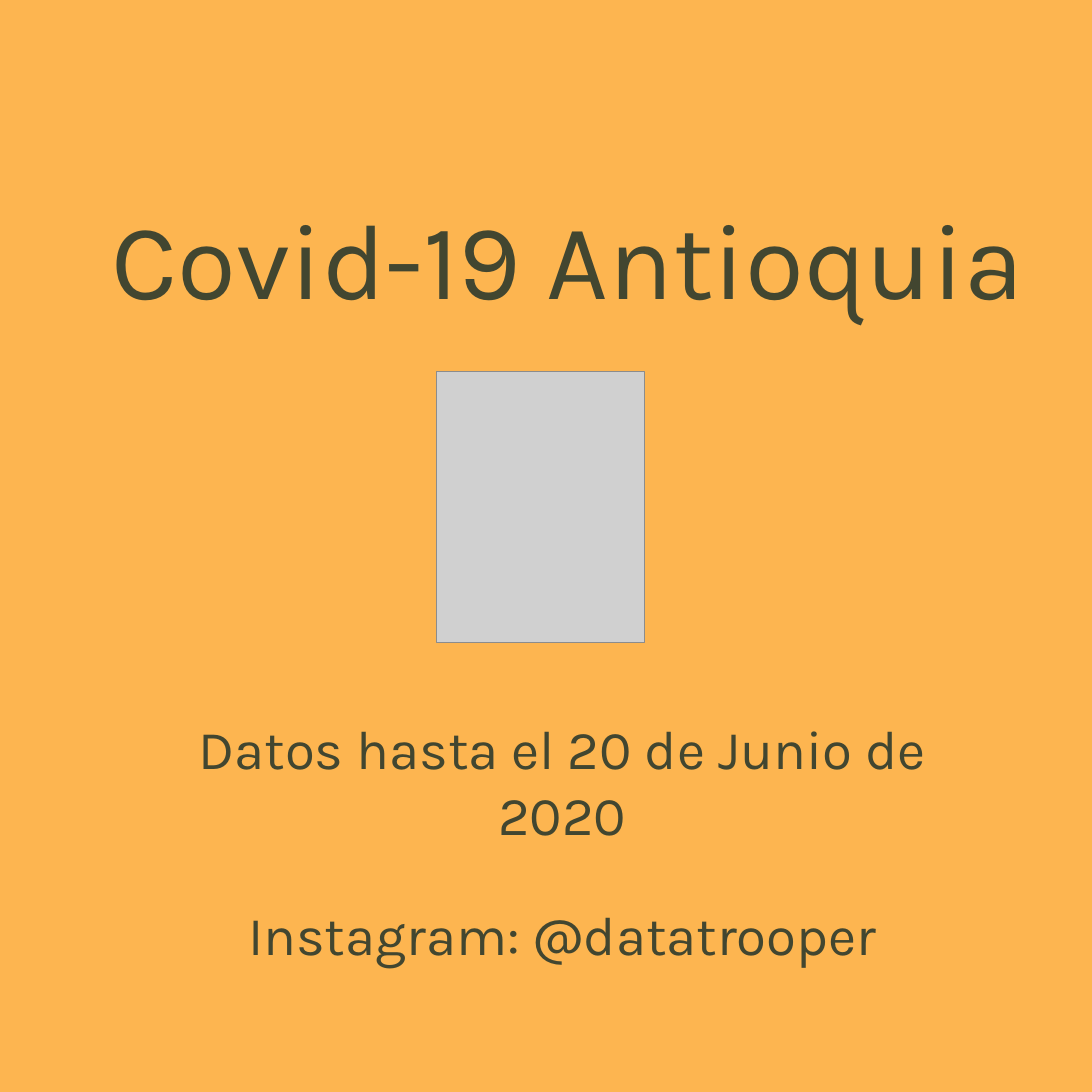
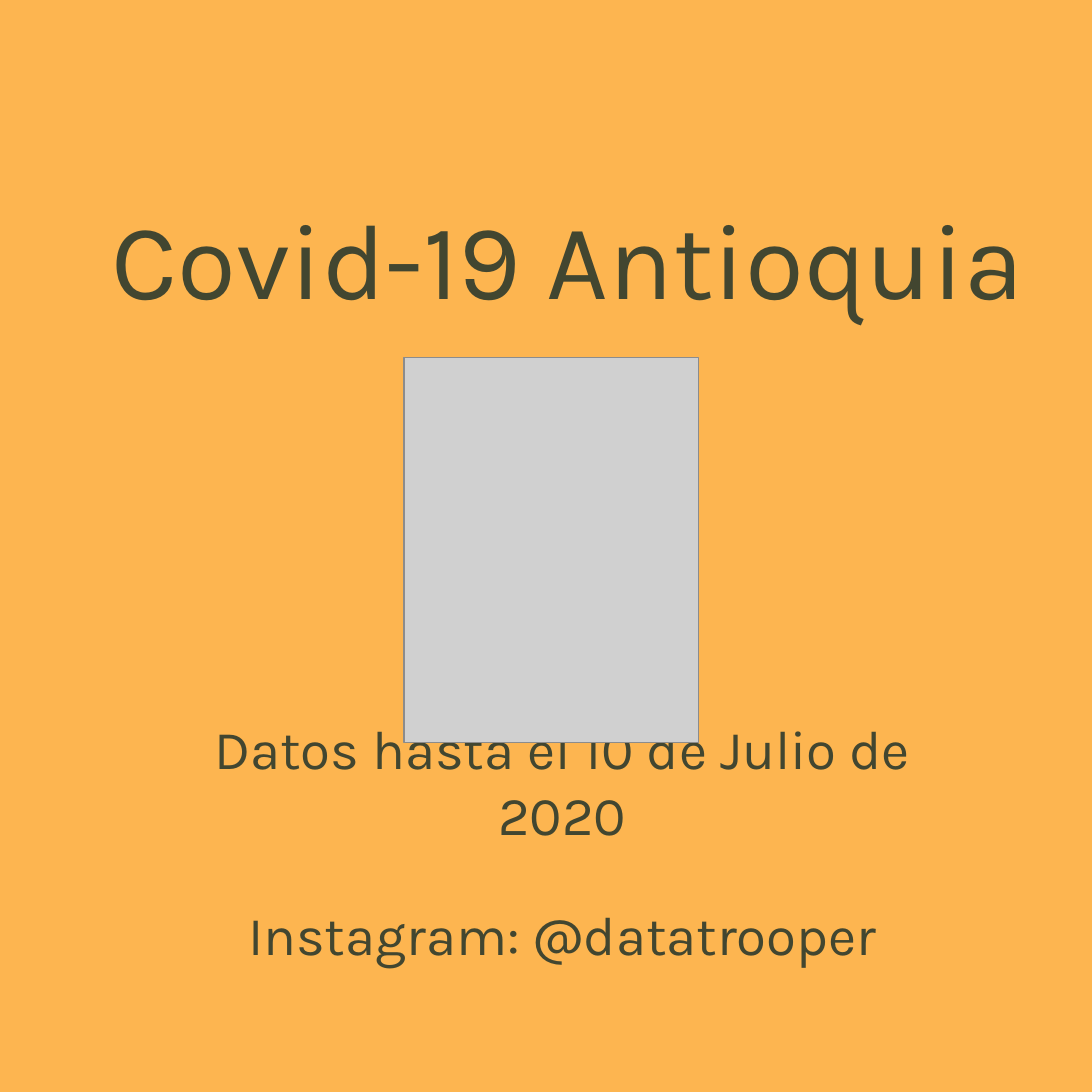
Before and after one commit to datatrooper/instatrooper, a slide deck: slide 1 of styles/covid antioquia junio 22.odp. Drawn at 1092x1092 pixels with LibreOffice and Linux fonts; fonts in the diff are those of the drawing; grey boxes stand for pictures. Boxes give left, top, right and bottom in pixels: in the first picture for what was removed or moved away, otherwise in the second. Text is boxed around its words. In the diff, an @@ line names an element or a change of style, - is before the commit and + after.

```diff
--- a/styles/covid antioquia junio 22.odp
+++ b/styles/covid antioquia junio 22.odp
@@ picture resized from (x1=437, y1=371, x2=644, y2=642) to (x1=404, y1=357, x2=699, y2=743) @@
@@ title at (x1=214, y1=721, x2=910, y2=836): text changed @@
-Datos hasta el 20 de Junio de 2020
+Datos hasta el 10 de Julio de 2020
```
Also in this commit, not shown: 5 other slides changed, 4 slides added, 5 slides removed, 25 other files.
